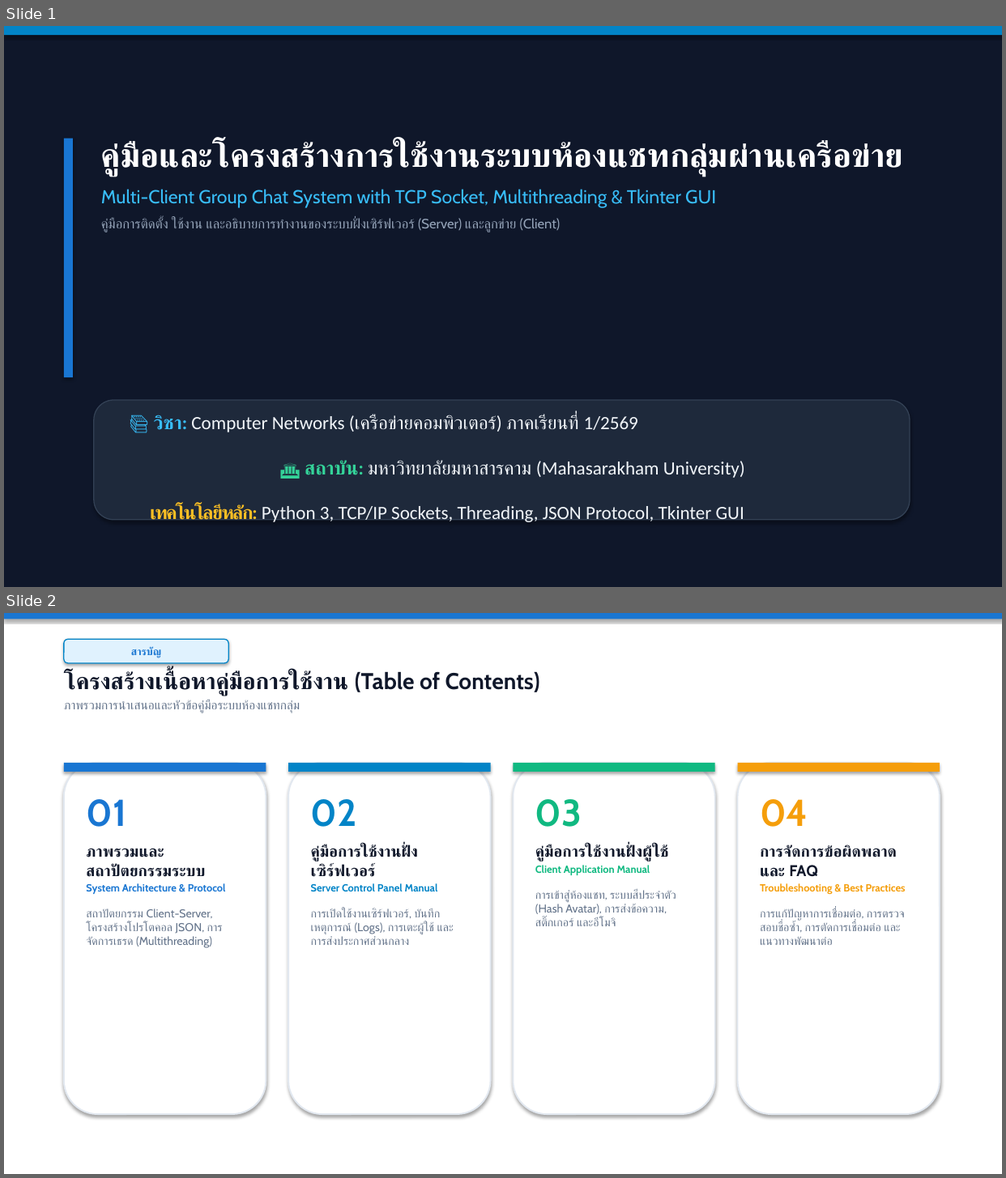
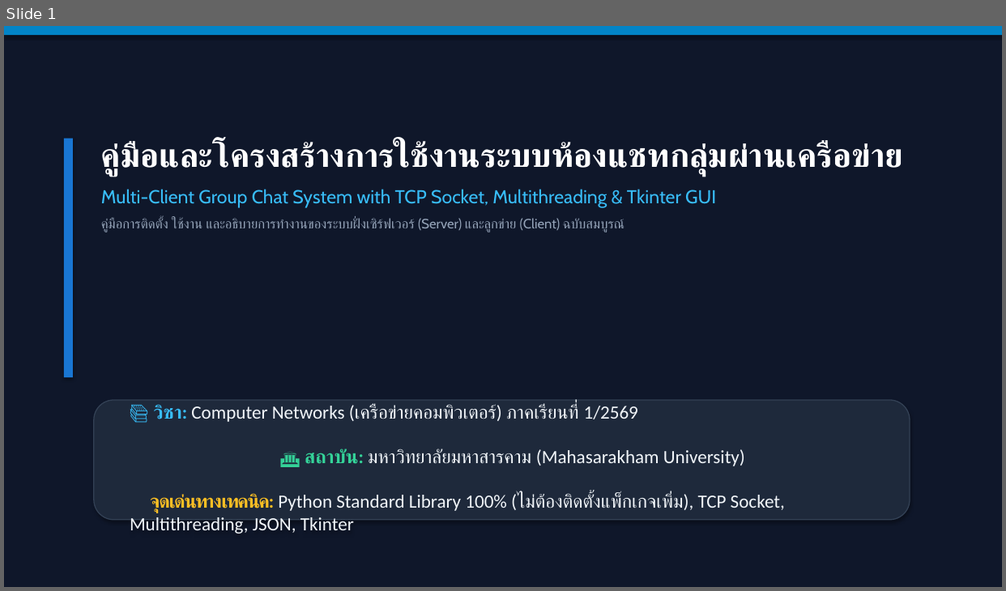
Before and after one commit to jetsada117/network-chat-project, a slide deck: Chat_Application_Manual.pptx. Shown one above the other, each under a label of ours: slides 1 and 2 before the commit, slide 1 after it. The pictures are 1006x1178 and 1006x591 pixels, drawn with LibreOffice and Linux fonts; fonts in the diff are those of the drawing. Boxes give left, top, right and bottom in pixels: in the first picture for what was removed or moved away, otherwise in the second. Text is boxed around its words. In the diff, an @@ line names an element or a change of style, - is before the commit and + after.

Commit message:
feat: add standalone executables, remove kick button, and update LAN IP manual

```diff
--- a/Chat_Application_Manual.pptx
+++ b/Chat_Application_Manual.pptx
@@ slide 2 removed at [4, 613, 1002, 1174], background #FFFFFF @@
@@ rectangle removed at [4, 613, 1002, 619] @@
@@ rounded rectangle removed at [64, 639, 228, 663] @@
-สารบัญ
@@ text removed at [64, 671, 540, 713] @@
-โครงสร้างเนื้อหาคู่มือการใช้งาน (Table of Contents)
-ภาพรวมการนำเสนอและหัวข้อคู่มือระบบห้องแชทกลุ่ม
@@ rounded rectangle removed at [64, 763, 266, 1114] @@
@@ rectangle removed at [64, 763, 266, 772] @@
@@ rounded rectangle removed at [288, 763, 491, 1114] @@
@@ rectangle removed at [288, 763, 491, 772] @@
@@ rounded rectangle removed at [513, 763, 715, 1114] @@
@@ rectangle removed at [513, 763, 715, 772] @@
@@ rounded rectangle removed at [738, 763, 940, 1114] @@
@@ rectangle removed at [738, 763, 940, 772] @@
@@ text removed at [86, 799, 226, 948] @@
-01
-ภาพรวมและสถาปัตยกรรมระบบ
-System Architecture & Protocol
-สถาปัตยกรรม Client-Server, โครงสร้างโปรโตคอล JSON, การจัดการเธรด (Multithreading)
@@ text removed at [311, 799, 440, 945] @@
-02
-คู่มือการใช้งานฝั่งเซิร์ฟเวอร์
-Server Control Panel Manual
-การเปิดใช้งานเซิร์ฟเวอร์, บันทึกเหตุการณ์ (Logs), การเตะผู้ใช้ และการส่งประกาศส่วนกลาง
@@ text removed at [535, 799, 676, 926] @@
-03
-คู่มือการใช้งานฝั่งผู้ใช้
-Client Application Manual
-การเข้าสู่ห้องแชท, ระบบสีประจำตัว (Hash Avatar), การส่งข้อความ, สติ๊กเกอร์ และอีโมจิ
@@ text removed at [760, 799, 906, 945] @@
-04
-การจัดการข้อผิดพลาดและ FAQ
-Troubleshooting & Best Practices
-การแก้ปัญหาการเชื่อมต่อ, การตรวจสอบชื่อซ้ำ, การตัดการเชื่อมต่อ และแนวทางพัฒนาต่อ
@@ slide 1 changed as well @@
@@ text at [101, 218, 624, 233]: text changed @@
-คู่มือการติดตั้ง ใช้งาน และอธิบายการทำงานของระบบฝั่งเซิร์ฟเวอร์ (Server) และลูกข่าย (Client)
+คู่มือการติดตั้ง ใช้งาน และอธิบายการทำงานของระบบฝั่งเซิร์ฟเวอร์ (Server) และลูกข่าย (Client) ฉบับสมบูรณ์
@@ text in rounded rectangle at [150, 493, 785, 531]: text changed @@
-⚙️ เทคโนโลยีหลัก: Python 3, TCP/IP Sockets, Threading, JSON Protocol, Tkinter GUI
+⚙️ จุดเด่นทางเทคนิค: Python Standard Library 100% (ไม่ต้องติดตั้งแพ็กเกจเพิ่ม), TCP Socket, Multithreading, JSON, Tkinter
```
Also in this commit, not shown: 8 other slides changed, 4 other slides removed, 22 other files.
